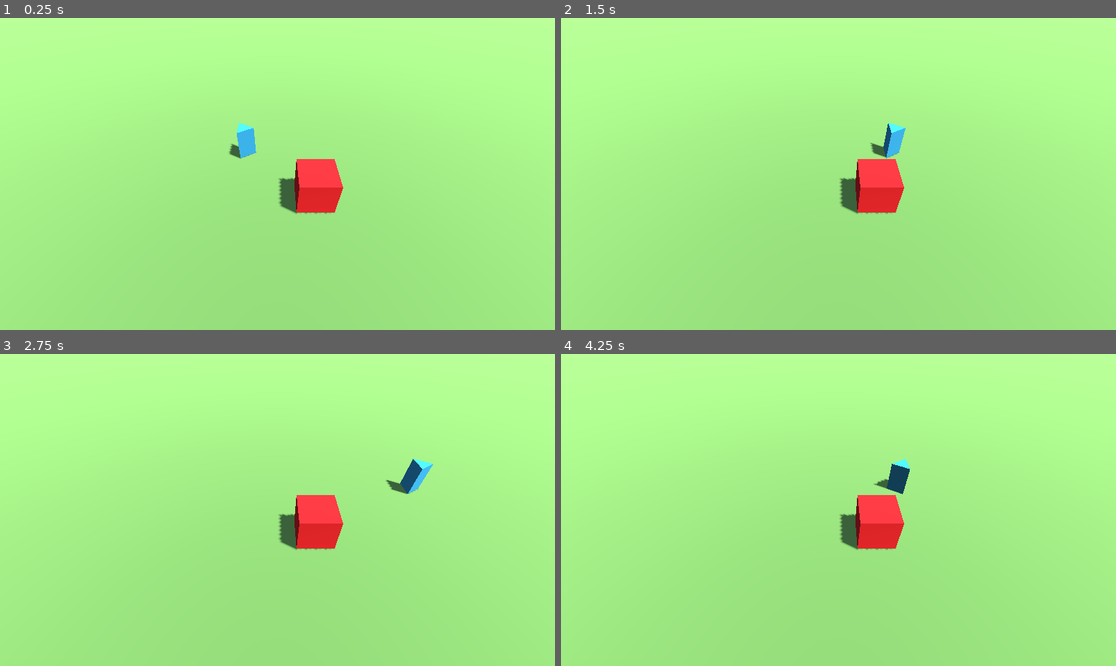
Above: before the commit, frames 1-4 (two rows, left to right).
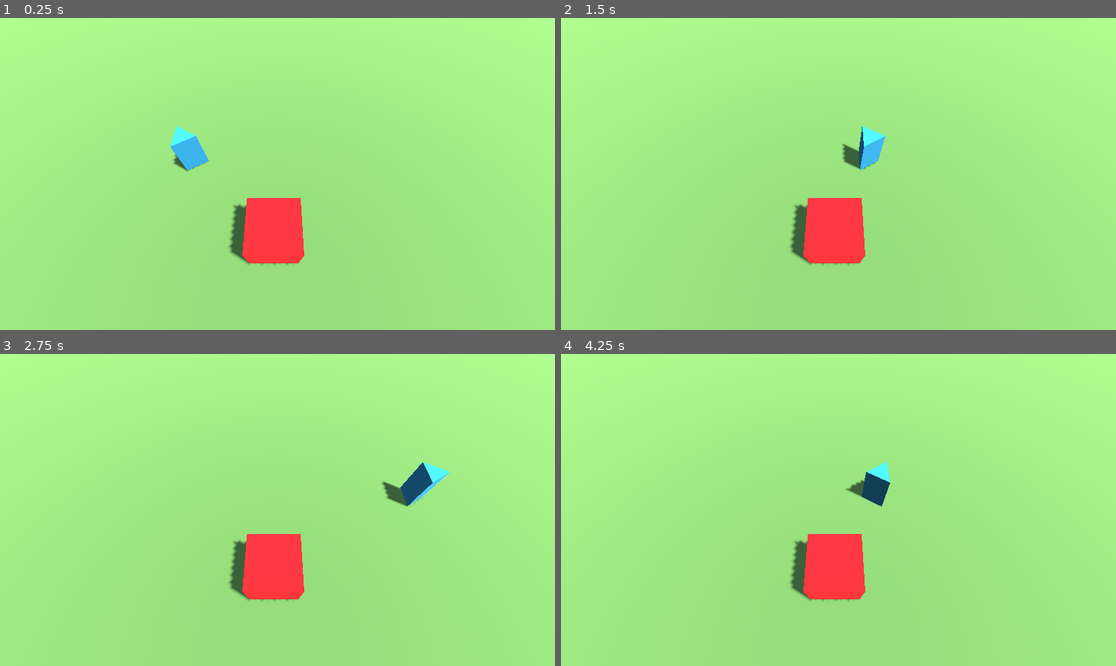
Above: after the commit, the same moments.

Repository: nielssj/godot-topdown-base
Game: Godot game, scene res://main.tscn
The game is run twice, just before and just after one commit, with the same random seed, the same clock (stepped at 60 frames per second) and the same inputs.
Inputs (mouse positions are in pixels of both pictures, inside the frame that each line leads up to):
- Up to frame 1 (0.25 s): no input
- Up to frame 2 (1.5 s): tap Enter at 0.5 s; move the mouse to (960, 158) at 0.52 s; hold D (move_right) 0.53-1.25 s; hold Shift 0.53-1.25 s; click (960, 158) at 0.67 s; drag from (727, 189) to (810, 236) at 1.27 s
- Up to frame 3 (2.75 s): tap Space at 2 s; move the mouse to (333, 441) at 2.02 s; hold D (move_right) from 2.03 s (still down); tap Ctrl at 2.1 s
- Up to frame 4 (4.25 s): release D (move_right) at 2.75 s; drag from (810, 572) to (672, 463) at 2.77 s; tap Enter at 3.5 s; move the mouse to (1005, 556) at 3.52 s; hold A (move_left) from 3.53 s (still down); tap Alt at 3.6 s

The runs differ from the first frame. In frame 1, 5.1% of the frame differs, in the area x 30-62%, y 33-80%; in frame 2, 4.9%; in frame 3, 4.9%; in frame 4, 4.9%.

Commit message:
feat: more top down camera

Diff:
--- a/main.tscn
+++ b/main.tscn
@@ -27,7 +27,7 @@
 environment = SubResource("Environment_h2yge")
 
 [node name="Camera3D" type="Camera3D" parent="Common" unique_id=2096814078]
-transform = Transform3D(-4.37114e-08, -0.707107, 0.707107, 0, 0.707107, 0.707107, -1, 3.09086e-08, -3.09086e-08, 3.557, 4.5, 1)
+transform = Transform3D(-4.371139e-08, -0.86602545, 0.49999994, 0, 0.49999994, 0.86602545, -1, 3.7855173e-08, -2.1855689e-08, 1, 4.5, -0.068)
 
 [node name="Level1" parent="." unique_id=379026618 instance=ExtResource("1_ig7tw")]
 
